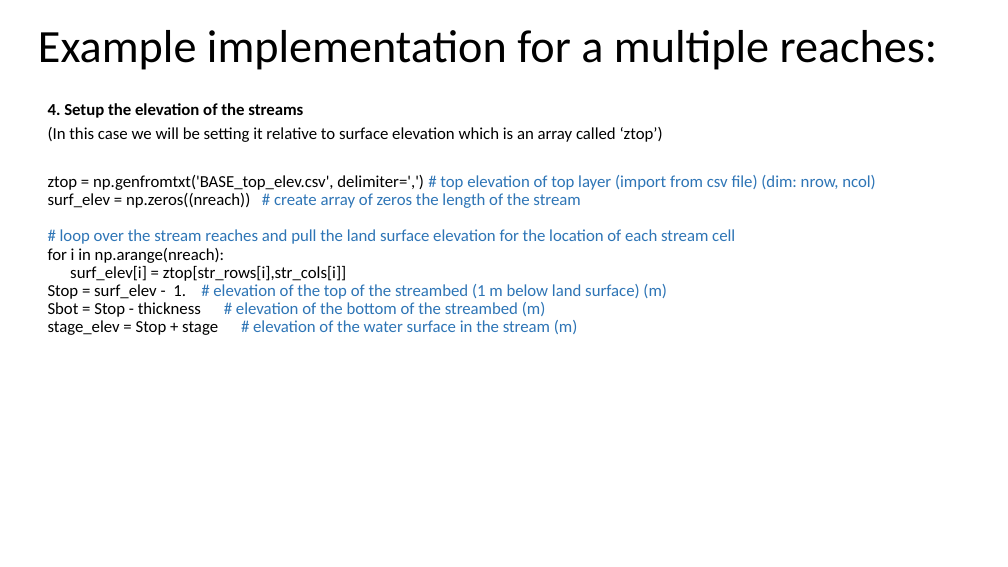
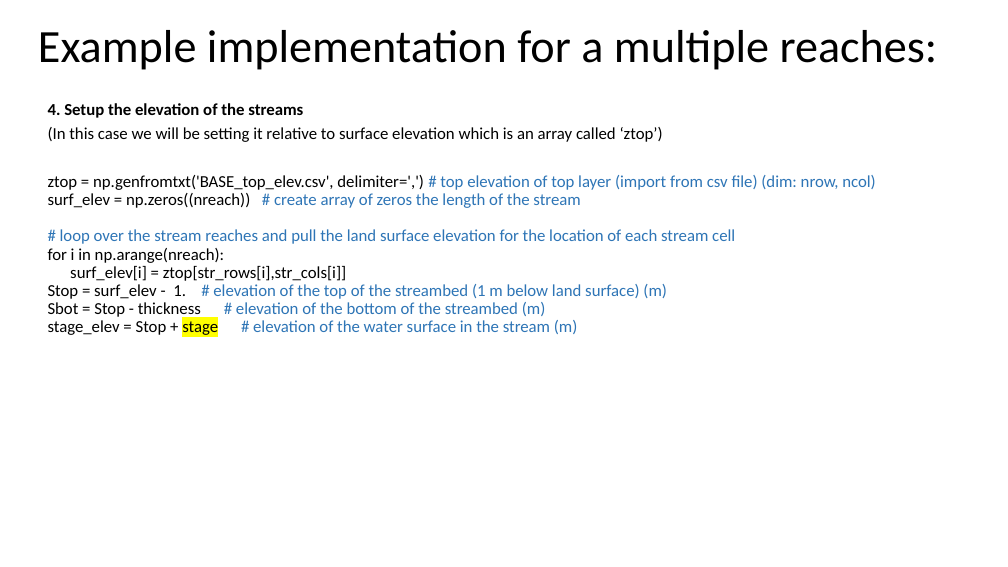
Before and after one commit to GW-modelling-Spring2022/homework-xenidegracia, a slide deck: slide 15 of Working/HW12_WatershedModel/str_package.pptx. Drawn at 1008x567 pixels with LibreOffice and Linux fonts; fonts in the diff are those of the drawing. Boxes give left, top, right and bottom in pixels: in the first picture for what was removed or moved away, otherwise in the second. Text is boxed around its words. In the diff, an @@ line names an element or a change of style, - is before the commit and + after.

```diff
--- a/Working/HW12_WatershedModel/str_package.pptx
+++ b/Working/HW12_WatershedModel/str_package.pptx
@@ text at <box>48,320,578,335</box>: highlight none to #FFFF00 in "stage" @@
```
Also in this commit, not shown: 4 other slides changed, 1 other file.
